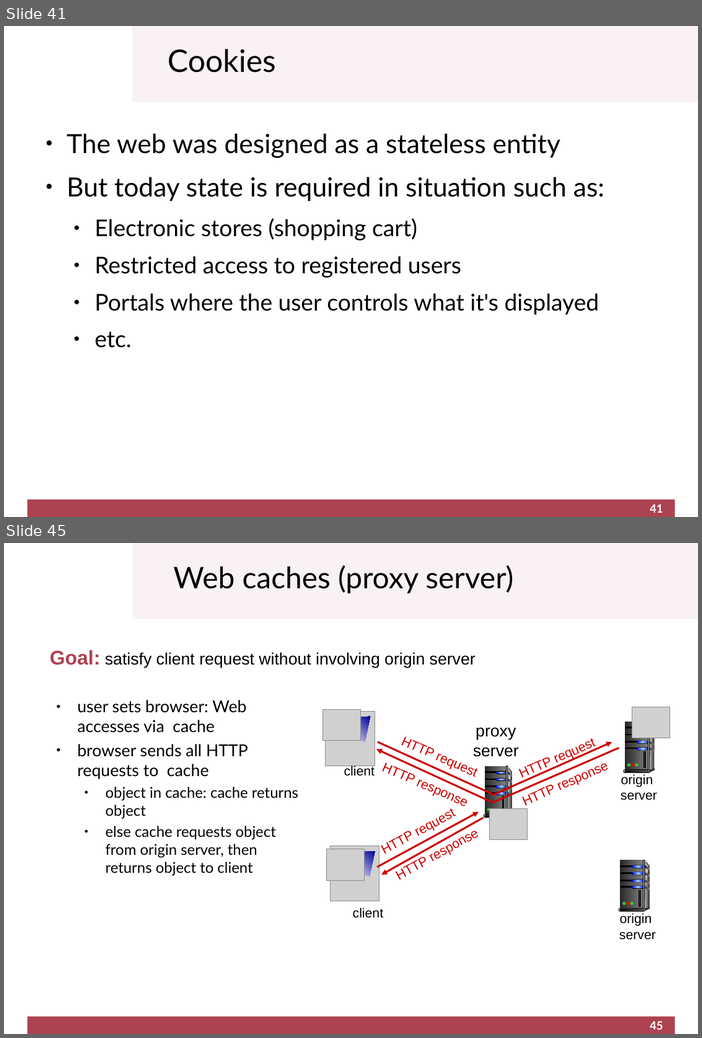
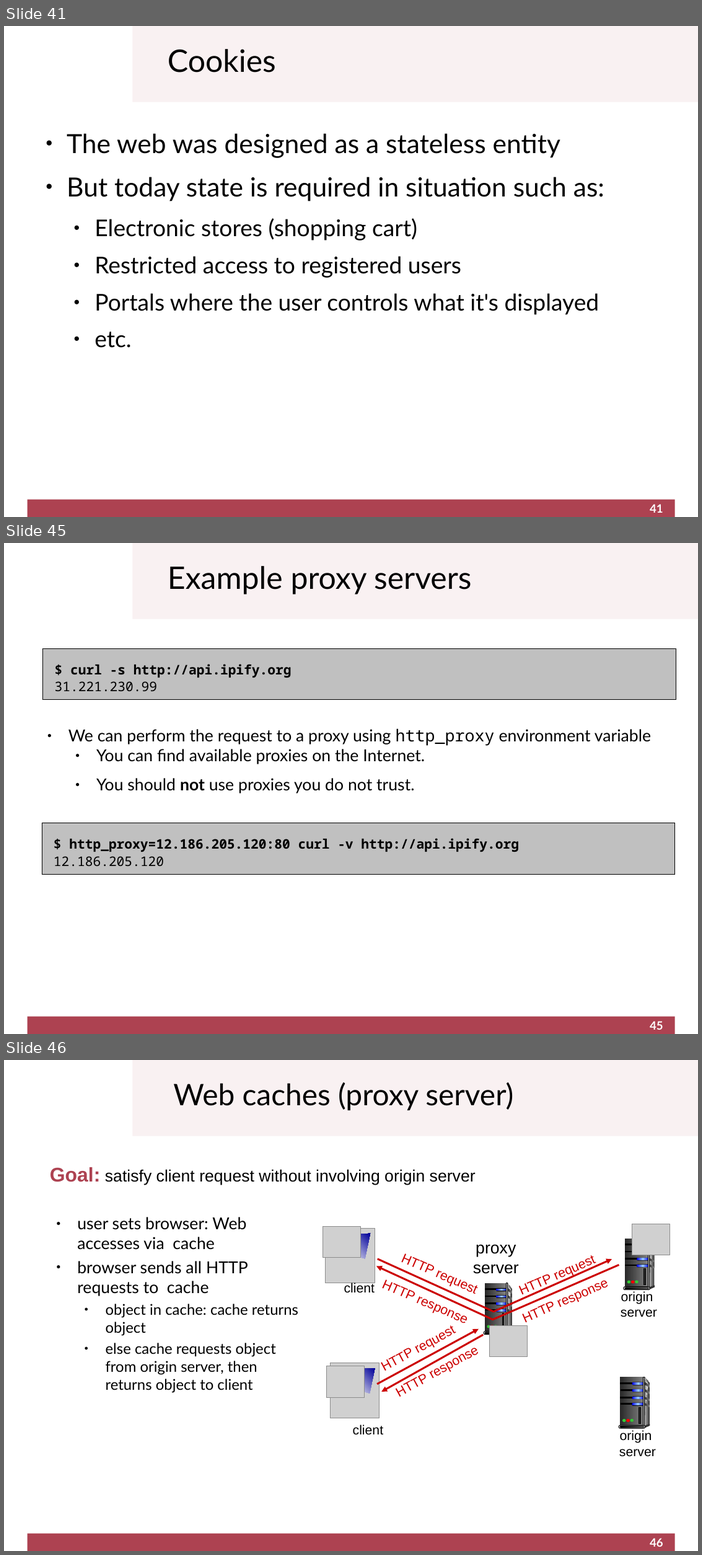
Before and after one commit to cletomartin/redes1, a slide deck: slides/application.odp. Shown one above the other, each under a label of ours: slides 41 and 45 before the commit, slides 41, 45 and 46 after it; the slides between them are not shown. The pictures are 702x1038 and 702x1555 pixels, drawn with LibreOffice and Linux fonts; fonts in the diff are those of the drawing; grey boxes stand for pictures; background and template pictures are left out. Boxes give left, top, right and bottom in pixels: in the first picture for what was removed or moved away, otherwise in the second. Text is boxed around its words. In the diff, an @@ line names an element or a change of style, - is before the commit and + after.

```diff
--- a/slides/application.odp
+++ b/slides/application.odp
@@ slide 45 added at [4, 543, 698, 1034], background #FFFFFF; not listed: 2 template elements that a slide beside it also shows @@
@@ title added at [168, 566, 471, 594], 37.6 pt, text #000000 @@
+Example proxy servers
@@ rectangle added at [43, 649, 677, 700], fill #C0C0C0, outline #000000 0 pt, 16 pt, text #000000, bold @@
+$ curl -s http://api.ipify.org
+31.221.230.99
@@ text added at [68, 728, 651, 793], 20 pt, text #000000 @@
+● We can perform the request to a proxy using http_proxy environment variable
+  ● You can find available proxies on the Internet.
+  ● You should not use proxies you do not trust.
@@ rectangle added at [42, 823, 676, 874], fill #C0C0C0, outline #000000 0 pt, 16 pt, text #000000, bold @@
+$ http_proxy=12.186.205.120:80 curl -v http://api.ipify.org
+12.186.205.120
@@ page number added at [650, 1021, 664, 1030], 14 pt, text #FFFFFF, bold @@
+45
@@ what was slide 45 is now slide 46 @@
@@ page number at [650, 1538, 664, 1547]: text changed @@
-45
+46
```
Also in this commit, not shown: 11 slides changed, 2 other slides added, 1 other file.
